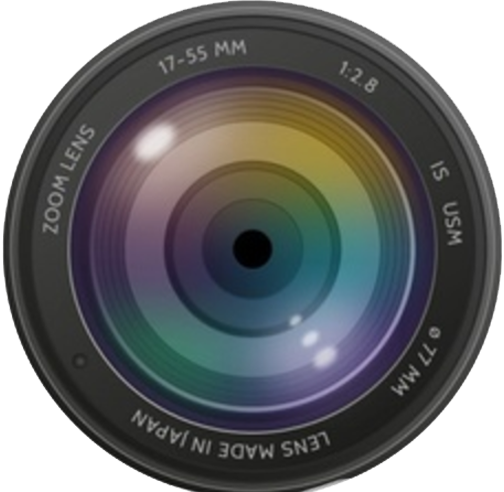
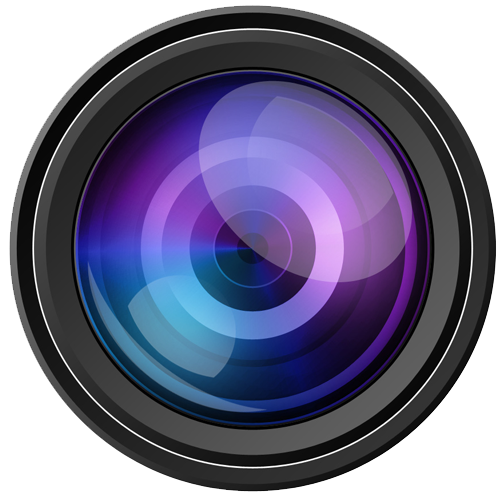
Layered file, before and after one edit (504 × 492). Changes by layer:
added layer "Layer 1" above "Layer 0" over [2, 5, 497, 492]
hid "Layer 0" over [2, 0, 502, 492]
